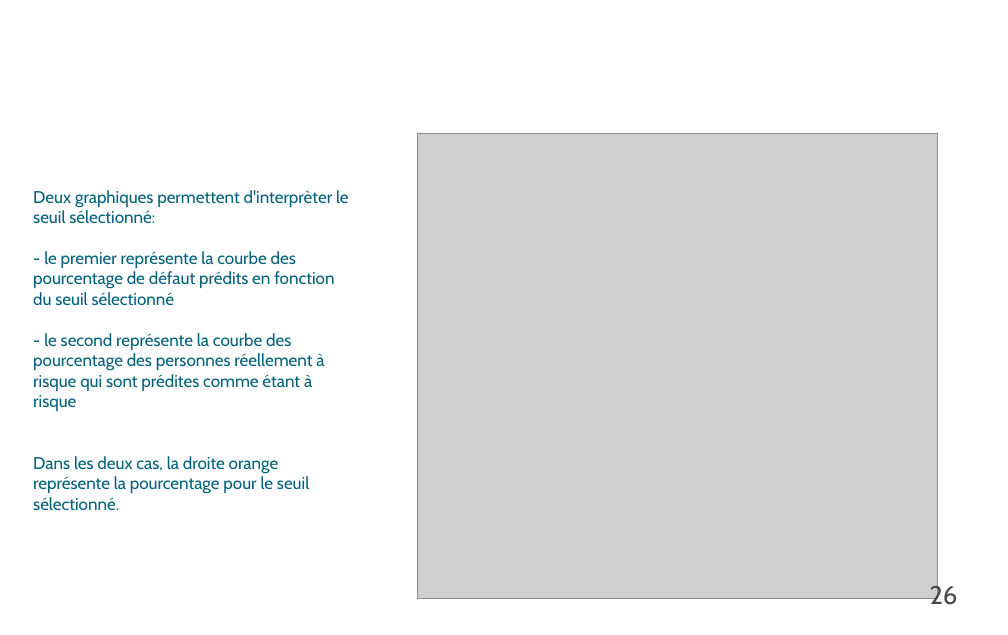
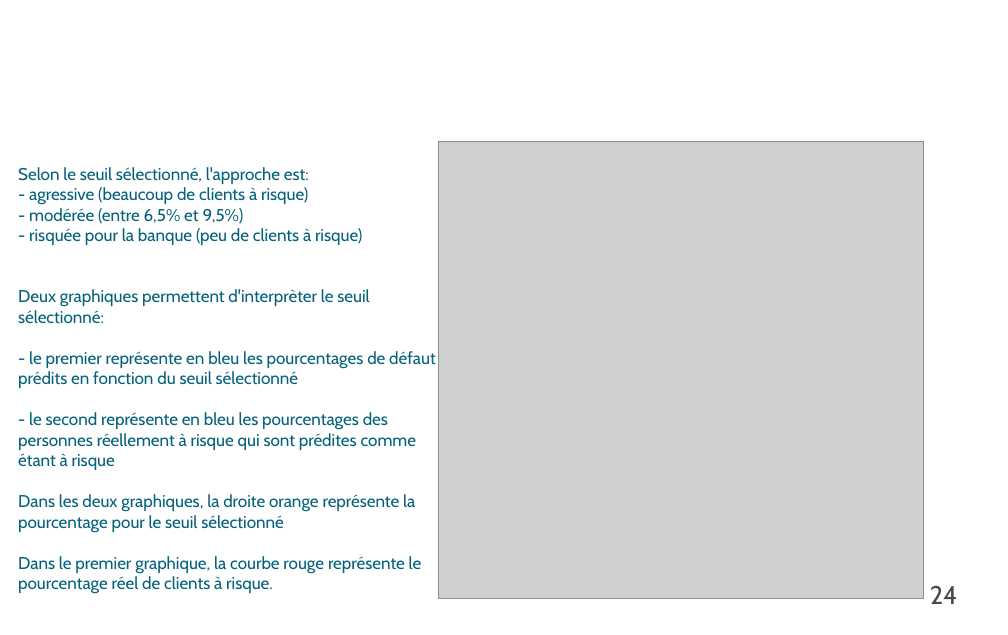
Before and after one commit to pyb-data/credit_scoring, a slide deck: slide 24 of P_07_Presentation.odp (slide 26 before the commit). Drawn at 1008x635 pixels with LibreOffice and Linux fonts; fonts in the diff are those of the drawing; grey boxes stand for pictures; background and template pictures are left out. Boxes give left, top, right and bottom in pixels: in the first picture for what was removed or moved away, otherwise in the second. Text is boxed around its words. In the diff, an @@ line names an element or a change of style, - is before the commit and + after.

```diff
--- a/P_07_Presentation.odp
+++ b/P_07_Presentation.odp
@@ text "Selon le seuil sélectionné, l'approche ...": place and size @@
-text "Selon le seuil sélectionné, l'approche ..." at [33,190,349,511]
+text "Selon le seuil sélectionné, l'approche ..." at [18,167,436,594]
@@ picture: place and size @@
-picture at [417,133,937,598]
+picture at [439,142,924,599]
@@ text at [18,167,362,245]: paragraphs added @@
+Selon le seuil sélectionné, l'approche est:
+- agressive (beaucoup de clients à risque)
+- modérée (entre 6,5% et 9,5%)
+- risquée pour la banque (peu de clients à risque)
@@ text at [18,351,436,594]: text changed @@
-- le premier représente la courbe des pourcentage de défaut prédits en fonction du seuil sélectionné
-- le second représente la courbe des pourcentage des personnes réellement à risque qui sont prédites comme étant à risque
-Dans les deux cas, la droite orange représente la pourcentage pour le seuil sélectionné.
+- le premier représente en bleu les pourcentages de défaut prédits en fonction du seuil sélectionné
+- le second représente en bleu les pourcentages des personnes réellement à risque qui sont prédites comme étant à risque
+Dans les deux graphiques, la droite orange représente la pourcentage pour le seuil sélectionné
+Dans le premier graphique, la courbe rouge représente le pourcentage réel de clients à risque.
@@ page number at [930,586,958,604]: text changed @@
-26
+24
```
Also in this commit, not shown: 16 other slides changed, 3 slides added, 3 slides removed, 1 other file.
